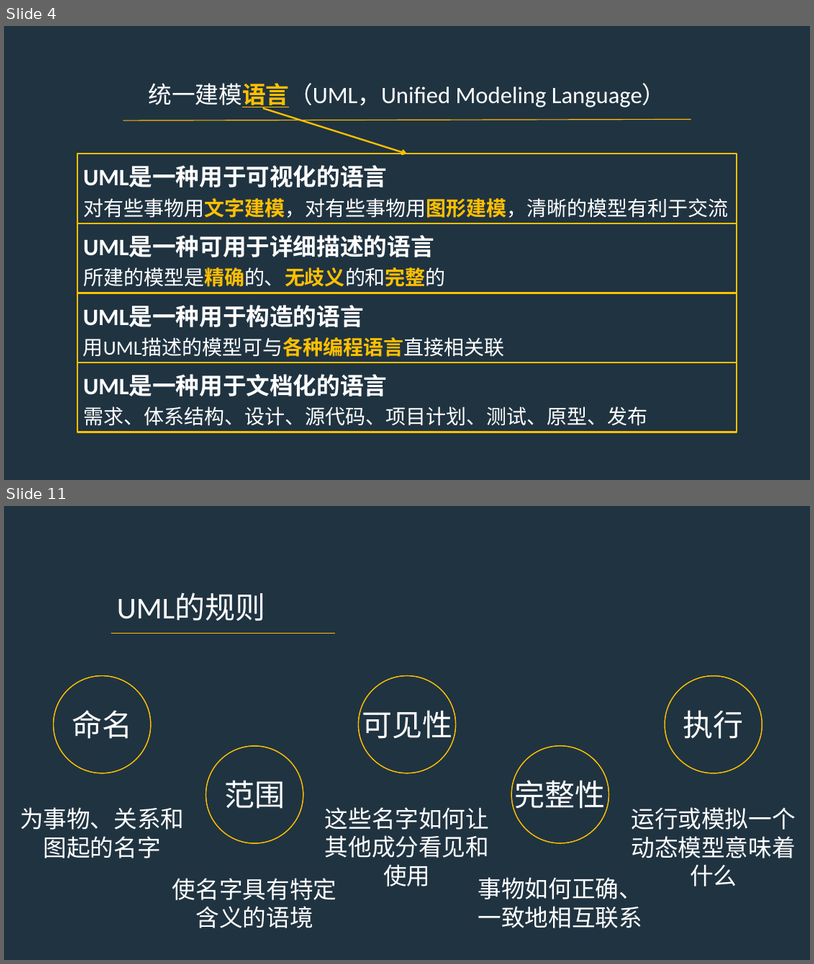
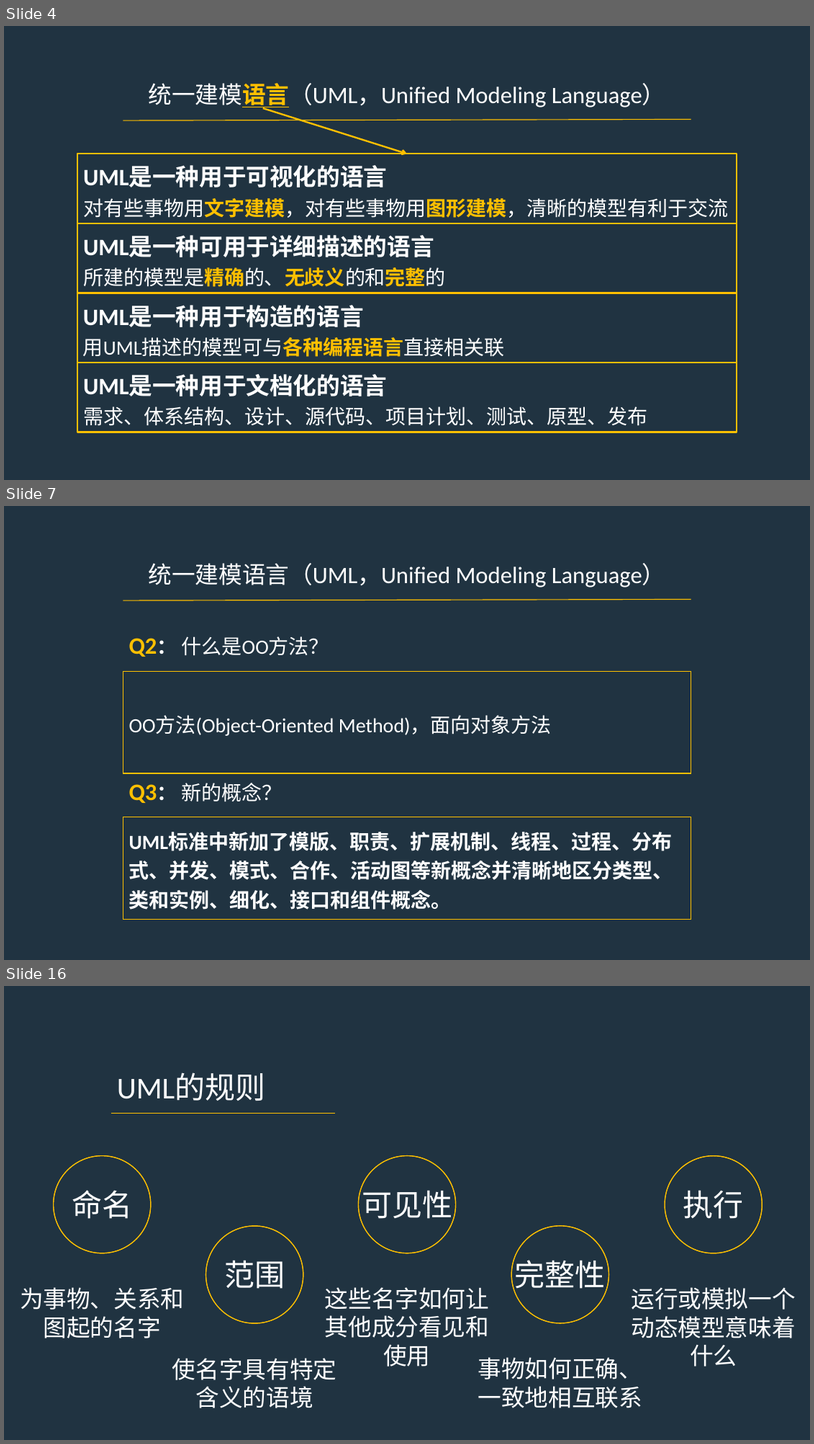
Before and after one commit to PRD2017-G07/G07-teamwork, a slide deck: 0PPT/UML概述.pptx. Shown one above the other, each under a label of ours: slides 4 and 11 before the commit, slides 4, 7 and 16 after it; the slides between them are not shown. The pictures are 814x964 and 814x1444 pixels, drawn with LibreOffice and Linux fonts; fonts in the diff are those of the drawing. Boxes give left, top, right and bottom in pixels: in the first picture for what was removed or moved away, otherwise in the second. Text is boxed around its words. In the diff, an @@ line names an element or a change of style, - is before the commit and + after.

```diff
--- a/0PPT/UML概述.pptx
+++ b/0PPT/UML概述.pptx
@@ slide 7 added at bbox=[4, 506, 810, 960], background #203341 @@
@@ text added at bbox=[149, 563, 666, 587], 28 pt, text #FFFFFF @@
+统一建模语言（UML，Unified Modeling Language）
@@ line added from (124, 600) to (692, 599), #FFC000 1 pt @@
@@ text added at bbox=[129, 636, 329, 656], 24 pt, text #FFFFFF @@
+Q2： 什么是OO方法？
@@ rectangle added at bbox=[124, 671, 692, 773], outline #FFC000 1 pt, 24 pt, text #FFFFFF @@
+OO方法(Object-Oriented Method)，面向对象方法
@@ text added at bbox=[129, 782, 283, 803], 24 pt, text #FFFFFF @@
+Q3： 新的概念？
@@ rectangle added at bbox=[124, 817, 692, 919], outline #FFC000 1 pt, 24 pt, text #FFFFFF, bold @@
+UML标准中新加了模版、职责、扩展机制、线程、过程、分布式、并发、模式、合作、活动图等新概念并清晰地区分类型、类和实例、细化、接口和组件概念。
@@ what was slide 11 is now slide 16 @@
```
Also in this commit, not shown: 8 slides changed, 6 other slides added, 1 slide removed.
